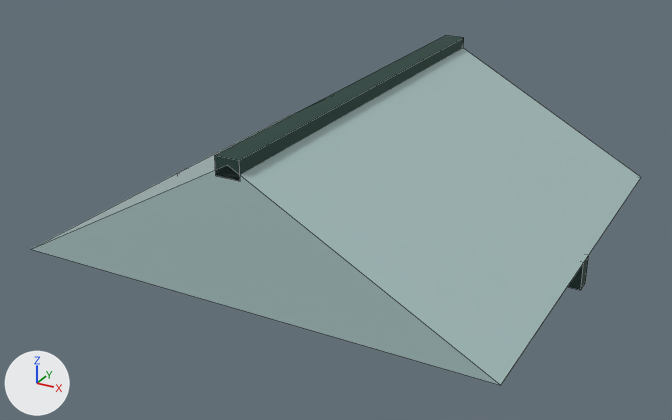
Renders of the Blender file art/market-hall/iron-roof.blend from each side of a commit.
Camera for both pictures: a 50 mm camera at (3.46, -6.77, 10.33) aimed at (-0.13, -0.26, 7.07). Every picture has the same lights, and +X, +Y and +Z are marked at lower left. The picture after the commit comes second. Mesh edges are drawn as thin lines.

The first picture shows 'iron-roof'.
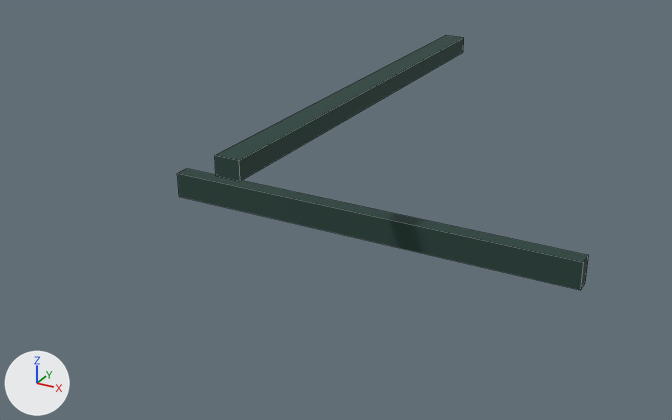
Commit message: Show market hall stalls through iron glass and between shed aisle roofs

The change, as JSON lines over the scene's bpy script:
```json
{"block": "me_glass", "where": "# used by ob_iron_roof; location = (0.0, 0.0, 0.0)"}
{"op": "remove", "block": "me_glass", "code": "me_glass.from_pydata(...)  # 22 vertices, 17 faces; spans x -2.0..2.0, y -2.0..2.0, z 6.75..8.15"}
{"op": "remove", "block": "me_glass", "code": "me_glass.materials.append(mat_roof_glass)  # light grey #a9c3c2"}
{"op": "add", "block": "me_glass", "code": "me_glass.from_pydata(...)  # 16 vertices, 12 faces; spans x -2.0..2.0, y -2.0..2.0, z 6.75..8.15"}
{"block": "me_glass", "change": "me_glass part 1: the loose piece of 6 vertices spanning x -2.0..2.0, y -2.0..2.0, z 7.0..8.1 is deleted"}
```

What differs and where, as boxes (x1, y1, x2, y2) in the pictures (672 x 420 px):
```json
{"object": "iron-roof", "change": "reshaped", "before": [32, 35, 641, 385], "after": [178, 35, 589, 290], "on screen": "32% narrower, 27% shorter"}
{"part": 1, "of": "me_glass", "change": "deleted", "before": [32, 48, 641, 385]}
```
